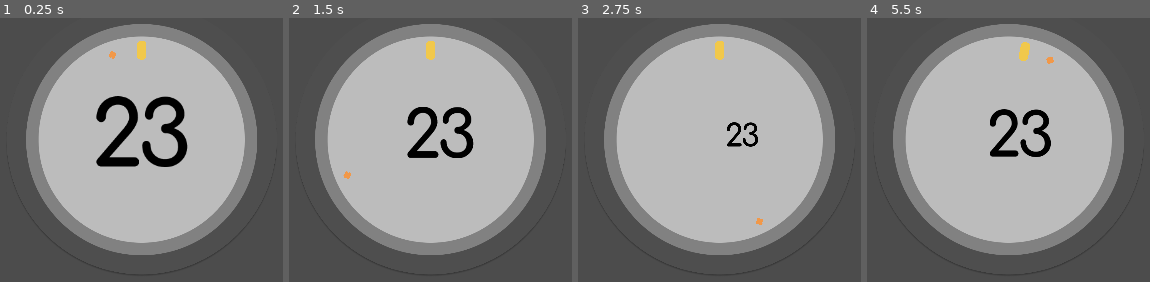
Above: before the commit, frames 1-4 (left to right).
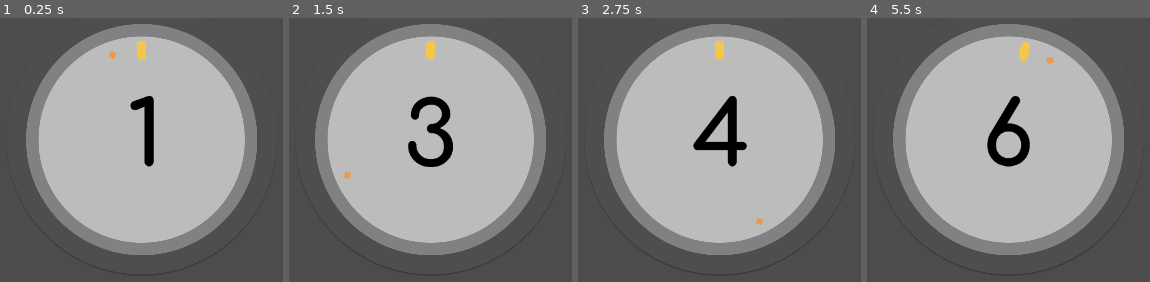
Above: after the commit, the same moments.

Repository: takecare/popthelock
Game: Godot game, scene res://scenes/Main.tscn
Same seed, same stepped clock (60 frames per second), same inputs: the game is played once before the commit and once after it. The engine's default icon, where the game draws it, is replaced by a stand-in: a white triangle on a blue panel in a dark square.
Inputs (mouse positions are in pixels of both pictures, inside the frame that each line leads up to):
- Up to frame 1 (0.25 s): no input
- Up to frame 2 (1.5 s): tap Enter at 0.5 s; move the mouse to (529, 123) at 0.52 s; tap T at 0.6 s; tap F at 0.8, 1.35 s; move the mouse to (339, 202) at 1.27 s
- Up to frame 3 (2.75 s): tap T at 1.55 s; move the mouse to (outside the picture) at 2.02 s; click (outside the picture) at 2.1 s; tap F at 2.3 s
- Up to frame 4 (5.5 s): move the mouse to (outside the picture) at 2.77 s; tap T at 2.85, 4.55 s; move the mouse to (outside the picture) at 3.52 s; tap F at 3.6, 5.3 s; move the mouse to (872, 44) at 4.27 s; tap G at 4.35 s; tap Space at 5 s; move the mouse to (1031, 163) at 5.02 s; tap H at 5.1 s

The runs differ from the first frame. In frame 1, 4.0% of the frame differs, in the area x 33-67%, y 29-57%; in frame 2, 2.8%; in frame 3, 2.0%; in frame 4, 2.8%.
Error after the commit: Invalid call. Nonexistent function 'center_on' in base 'Node2D (Score.gd)'. (res://scripts/Main.gd:40)

Commit message:
rely on score layer as the source of truth for score value

Diff:
--- a/scenes/Score.tscn
+++ b/scenes/Score.tscn
@@ -6,8 +6,7 @@
 [node name="Score" type="Node2D"]
 z_as_relative = false
 script = ExtResource( 1 )
-
-[node name="Tween" type="Tween" parent="."]
+score = 1
 
 [node name="CurrentScoreLayer" parent="." instance=ExtResource( 2 )]
 score = 1
--- a/scenes/ScoreLayer.tscn
+++ b/scenes/ScoreLayer.tscn
@@ -1,9 +1,10 @@
-[gd_scene load_steps=6 format=2]
+[gd_scene load_steps=7 format=2]
 
 [ext_resource path="res://sprites/3.png" type="Texture" id=1]
 [ext_resource path="res://sprites/4.png" type="Texture" id=2]
 [ext_resource path="res://sprites/2.png" type="Texture" id=3]
 [ext_resource path="res://scripts/ScoreLayer.gd" type="Script" id=4]
+[ext_resource path="res://scripts/ScoreHBoxContainer.gd" type="Script" id=5]
 
 [sub_resource type="Animation" id=1]
 resource_name = "Disappear"
@@ -58,7 +59,7 @@
 "values": [ Color( 1, 1, 1, 1 ), Color( 1, 1, 1, 0 ) ]
 }
 
-[node name="CenterContainer" type="CenterContainer"]
+[node name="ScoreLayer" type="CenterContainer"]
 margin_right = 256.0
 margin_bottom = 128.0
 grow_horizontal = 2
@@ -79,6 +80,7 @@
 size_flags_horizontal = 0
 size_flags_vertical = 0
 alignment = 1
+script = ExtResource( 5 )
 
 [node name="Digit1" type="TextureRect" parent="HBoxContainer"]
 margin_right = 69.0
--- a/scripts/Score.gd
+++ b/scripts/Score.gd
@@ -1,28 +1,35 @@
 class_name Score extends Node2D
 
-export(int) var score = 23
+export(int) var score = 0 setget set_score,get_score
 
 onready var currentScoreLayer: ScoreLayer = $CurrentScoreLayer
 
 func _ready() -> void:
-  #text = str(score)
-  currentScoreLayer.set_score(score)
+  #set_score(score)
   pass
 
-func center_on(_point: Vector2):
-  #set_global_position(Vector2(point.x - rect_size.x / 2, point.y - rect_size.y / 2))
-  pass
+func get_score() -> int:
+  return currentScoreLayer.get_score()
+
+
+func set_score(new: int) -> void:
+  if currentScoreLayer == null:
+    return
+  currentScoreLayer.set_score(new)
+
 
 func increase():
   # TODO animate (quick scale+fade)
   score += 1
   pass
 
+
 func reset():
   # TODO animate counting down until 0
   score = 0
   currentScoreLayer.reset()
   pass
+
 
 func _unhandled_key_input(event: InputEventKey) -> void:
   if event.echo || event.pressed: return
@@ -32,9 +39,4 @@
     currentScoreLayer.reset()
   elif event.scancode == KEY_F:
     currentScoreLayer.increase()
-  elif event.scancode == KEY_T:
-     # warning-ignore:unsafe_method_access
-    $Tween.interpolate_property($CurrentScoreLayer/HBoxContainer, "rect_scale", Vector2(1,1), Vector2(0,0), 2, Tween.TRANS_CUBIC, Tween.EASE_IN_OUT)
-     # warning-ignore:unsafe_method_access
-    $Tween.start()
   get_tree().set_input_as_handled()
--- /dev/null
+++ b/scripts/ScoreHBoxContainer.gd
@@ -0,0 +1,23 @@
+extends HBoxContainer
+
+func _ready():
+  for c in get_children():
+    var _result = c.connect("visibility_changed", self, "_on_child_visibility_changed")
+  pass
+
+
+func _on_child_visibility_changed():
+  print("child vis changed")
+
+
+# we get notified to sort our children whenever there's a change in them (i.e.
+# one comes visible/invisible). when that happens we want to update our pivot
+# offset so it's always coincided with the center of this container:
+#              score:  [ 1 2 3 ]    [ 1 2 ]  [ 1 ]
+# pivot offset H pos:      x           x       x
+# if we don't do this, the pivot offset stays the same regardless of how wide
+# this container is
+
+func _notification(what):
+  if what == NOTIFICATION_SORT_CHILDREN:
+    set_pivot_offset(rect_size/2)
--- a/scripts/ScoreLayer.gd
+++ b/scripts/ScoreLayer.gd
@@ -19,13 +19,7 @@
 ]
 
 func _ready() -> void:
-  offset_pivot()
-
-func _notification(what):
-  if what == NOTIFICATION_SORT_CHILDREN:
-    print("> set pivot offset")
-    # warning-ignore:unsafe_method_access
-    $HBoxContainer.set_pivot_offset(rect_size/2)
+  pass
 
 func center_on(point: Vector2):
   set_global_position(
@@ -38,19 +32,12 @@
 func set_score(new: int) -> void:
   score = new
   update()
-  offset_pivot() # TODO re-calculate pivot offset on hBoxContainer
 
 func disappear() -> void:
   animationPlayer.play("Disappear")
 
 func reset() -> void:
   animationPlayer.play_backwards("Disappear")
-
-func offset_pivot():
-  # pivot offset on hBoxContainer must be its w/2 and its h/2
-  #$HBoxContainer.rect_pivot_offset = $HBoxContainer.rect_size / 2
-  # warning-ignore:unsafe_method_access
-  $HBoxContainer.set_pivot_offset(rect_size/2)
 
 # we have to reference nodes directly as this is called in the score setter,
 # which means this runs before _ready()/onready
@@ -80,4 +67,4 @@
     digit3.visible = true
 
 func increase():
-  pass
+  set_score(score + 1)
